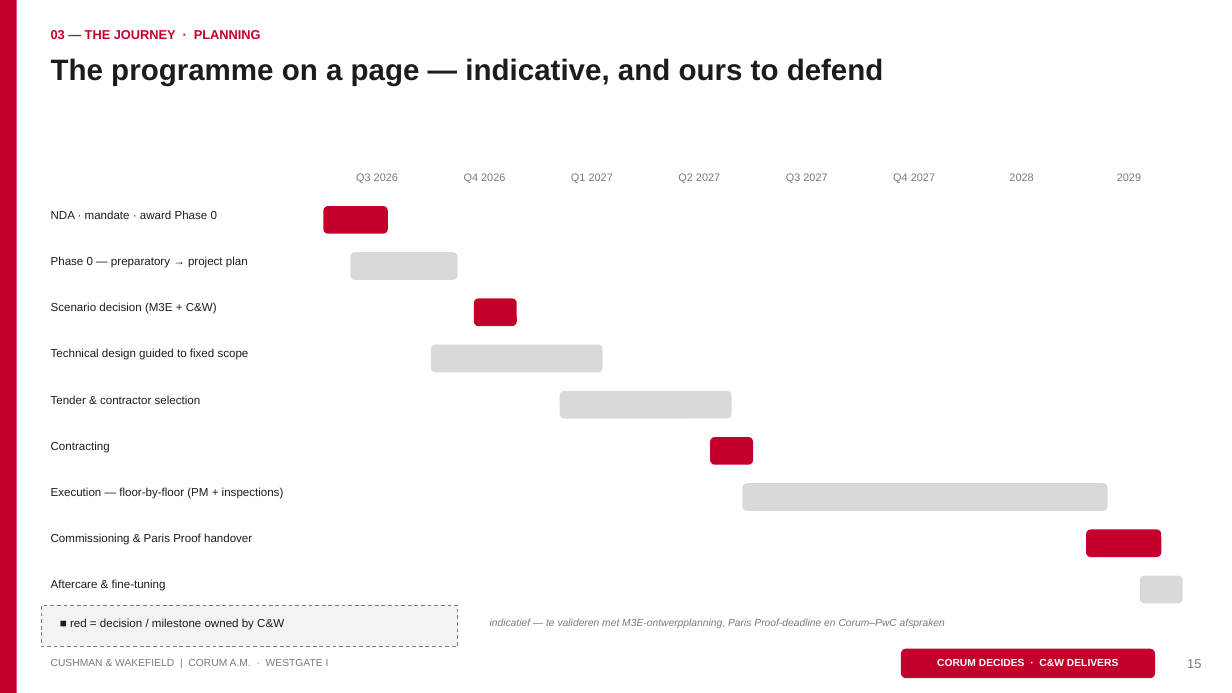
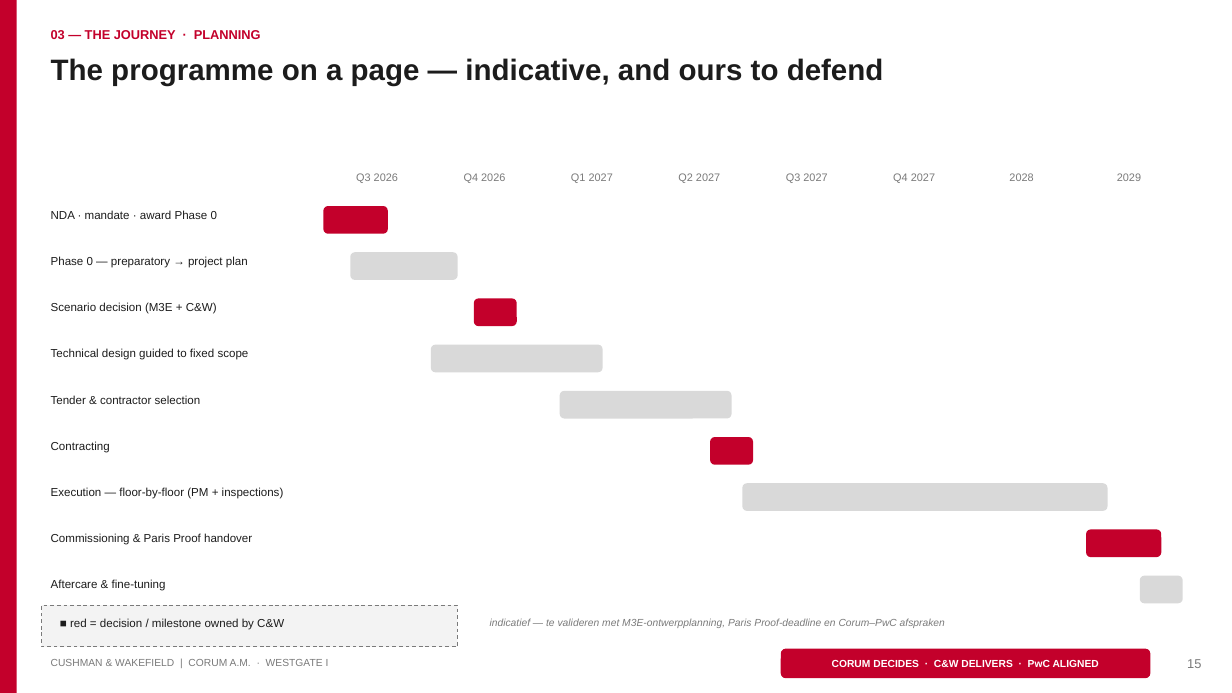
Before and after one commit to sjbezemer-cmyk/Solid-Base, a slide deck: slide 15 of corum-pitch/Corum-Westgate-I-Pitch-Wireframe.pptx. Drawn at 1232x693 pixels with LibreOffice and Linux fonts; fonts in the diff are those of the drawing. Boxes give left, top, right and bottom in pixels: in the first picture for what was removed or moved away, otherwise in the second. Text is boxed around its words. In the diff, an @@ line names an element or a change of style, - is before the commit and + after.

```diff
--- a/corum-pitch/Corum-Westgate-I-Pitch-Wireframe.pptx
+++ b/corum-pitch/Corum-Westgate-I-Pitch-Wireframe.pptx
@@ rounded rectangle: place and size @@
-rounded rectangle at box(901, 649, 1155, 678)
+rounded rectangle at box(781, 649, 1151, 678)
@@ text at box(832, 660, 1099, 667): text changed @@
-CORUM DECIDES · C&W DELIVERS
+CORUM DECIDES · C&W DELIVERS · PwC ALIGNED
```
Also in this commit, not shown: 19 other slides changed, 4 other files.
